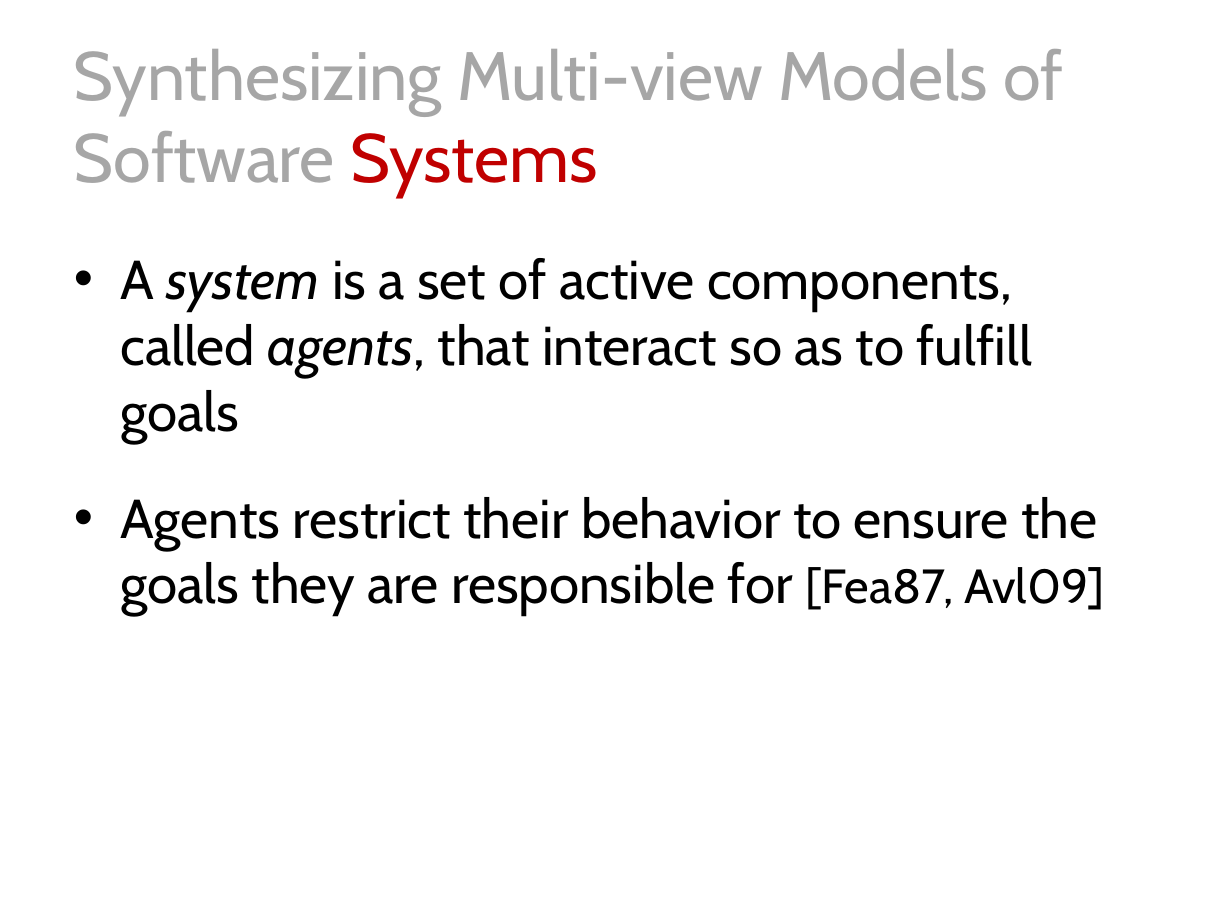
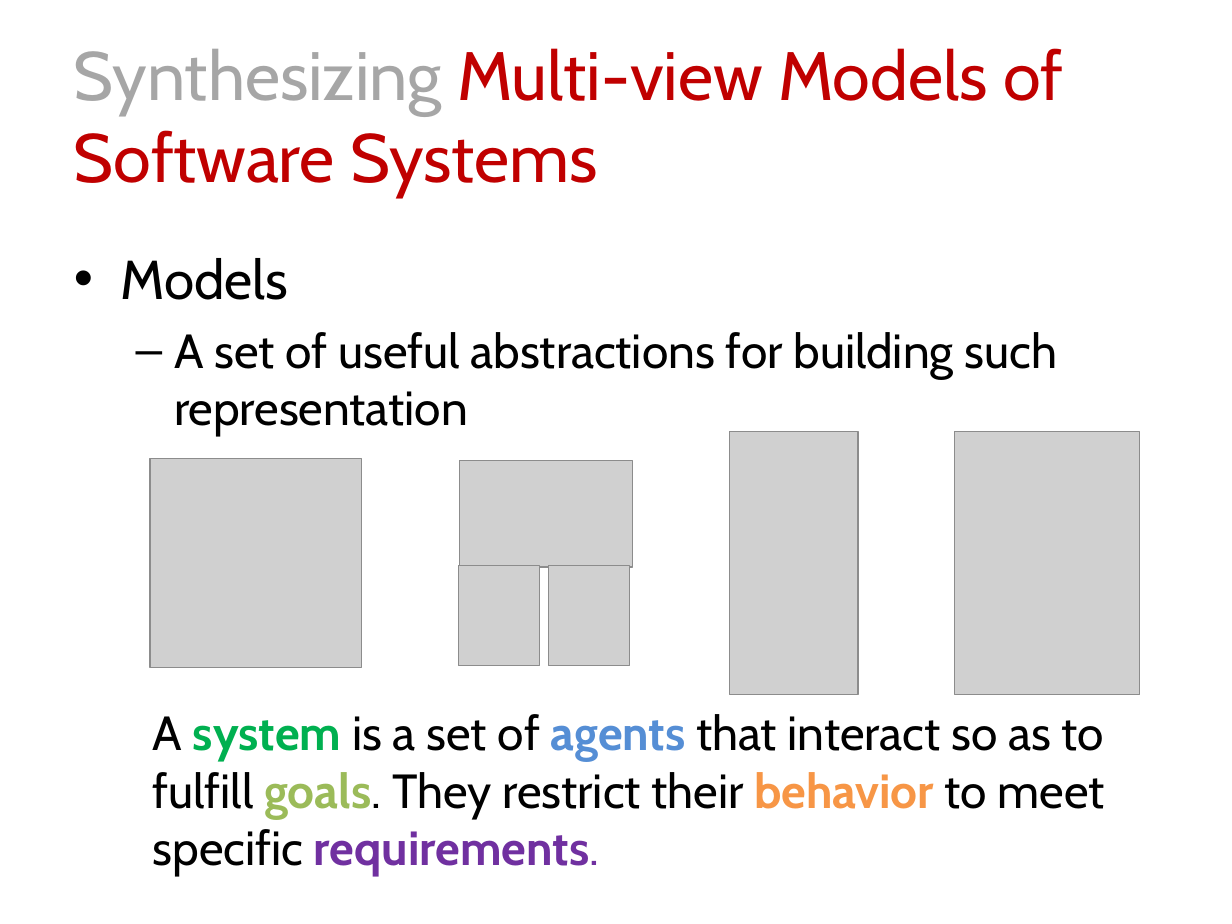
Before and after one commit to blambeau/phd, a slide deck: slide 17 of public-defense/slides.pptx (slide 3 before the commit). Drawn at 1232x924 pixels with LibreOffice and Linux fonts; fonts in the diff are those of the drawing; grey boxes stand for pictures. Boxes give left, top, right and bottom in pixels: in the first picture for what was removed or moved away, otherwise in the second. Text is boxed around its words. In the diff, an @@ line names an element or a change of style, - is before the commit and + after.

```diff
--- a/public-defense/slides.pptx
+++ b/public-defense/slides.pptx
@@ title "Synthesizing Multi-view Models of Software ..." at bbox=[74, 48, 1063, 197]: text colour #A6A6A6 to #C00000 in "Multi-view Models of Software" @@
@@ text removed at bbox=[120, 258, 1104, 616] @@
-• A system is a set of active components, called agents, that interact so as to fulfill goals
-• Agents restrict their behavior to ensure the goals they are responsible for [Fea87, Avl09]
@@ text added at bbox=[120, 258, 1057, 437], 28 pt, text #000000 @@
+• Models
+  – A set of useful abstractions for building such representation
@@ group added at bbox=[150, 431, 1140, 695]: 6 pictures @@
@@ text added at bbox=[153, 714, 1105, 877], 28 pt, text #000000 @@
+A system is a set of agents that interact so as to fulfill goals. They restrict their behavior to meet specific requirements.
```
Also in this commit, not shown: 24 other slides changed, 15 slides added, 17 other files.
